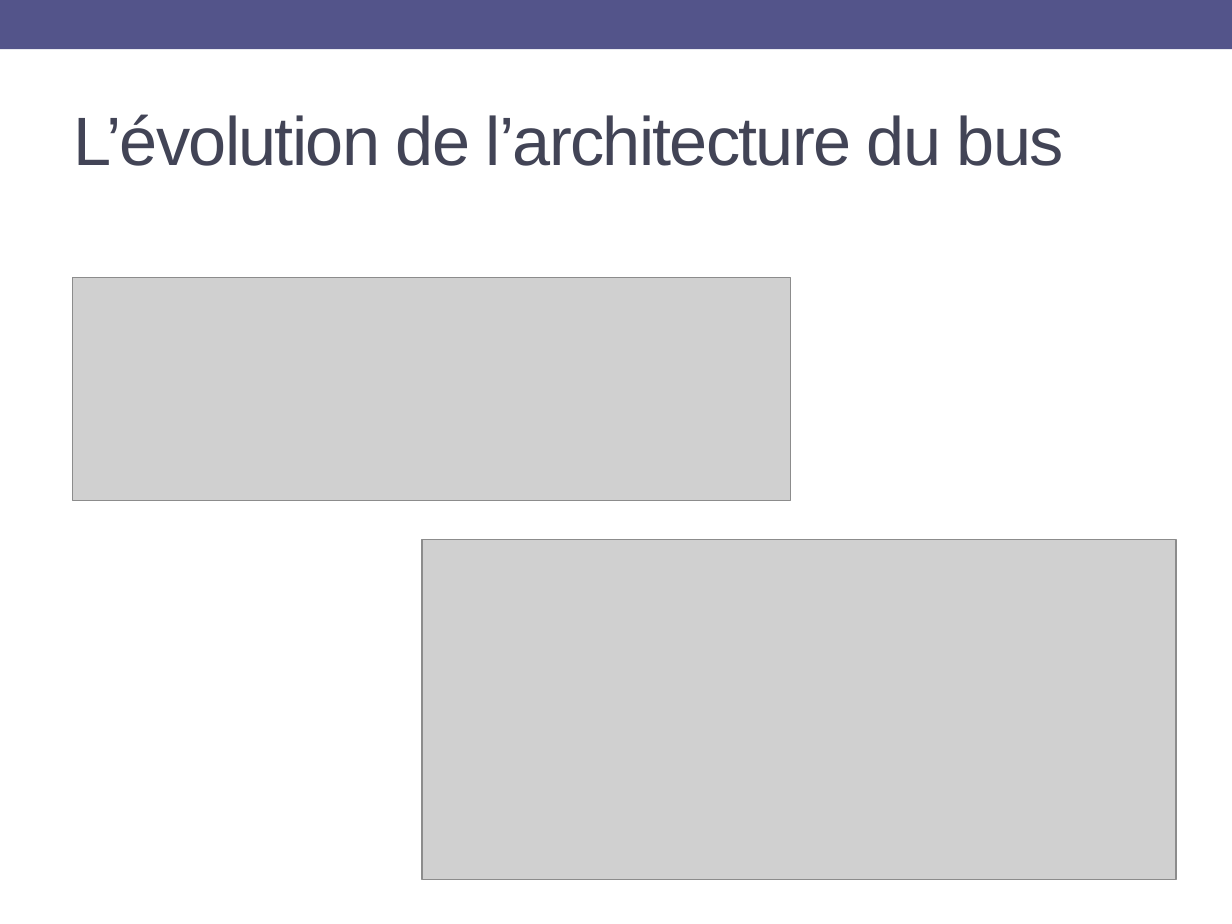
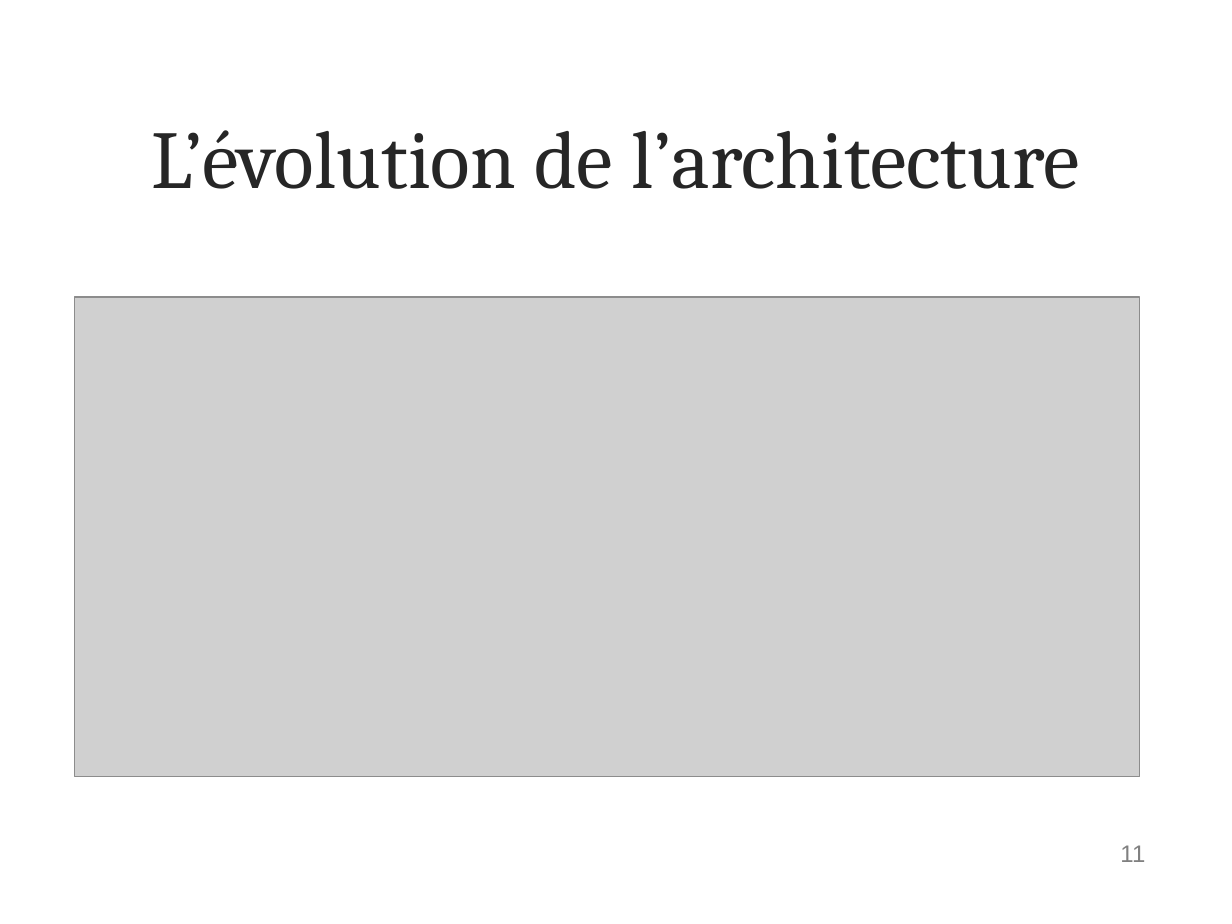
Before and after one commit to athongintel/stage5A.monitor, a slide deck: slide 11 of reports/for school/Stage-fin-detude-presentation.pptx. Drawn at 1232x924 pixels with LibreOffice and Linux fonts; fonts in the diff are those of the drawing; grey boxes stand for pictures; background and template pictures are left out. Boxes give left, top, right and bottom in pixels: in the first picture for what was removed or moved away, otherwise in the second. Text is boxed around its words. In the diff, an @@ line names an element or a change of style, - is before the commit and + after.

```diff
--- a/reports/for school/Stage-fin-detude-presentation.pptx
+++ b/reports/for school/Stage-fin-detude-presentation.pptx
@@ rectangle removed at box(0, 0, 1232, 49) @@
@@ title at box(152, 130, 1080, 189): text changed; size 40 to 48 pt; font Arial to Cambria; text colour #424456 to #262626 @@
-L’évolution de l’architecture du bus
+L’évolution de l’architecture
@@ picture removed at box(73, 277, 790, 500) @@
@@ picture: place and size @@
-picture at box(423, 540, 1177, 880)
+picture at box(75, 297, 1141, 776)
@@ page number added at box(1120, 845, 1145, 862), 14 pt, text #808080 @@
+11
```
Also in this commit, not shown: 20 other slides changed, 4 slides added, 3 slides removed, 42 other files.
